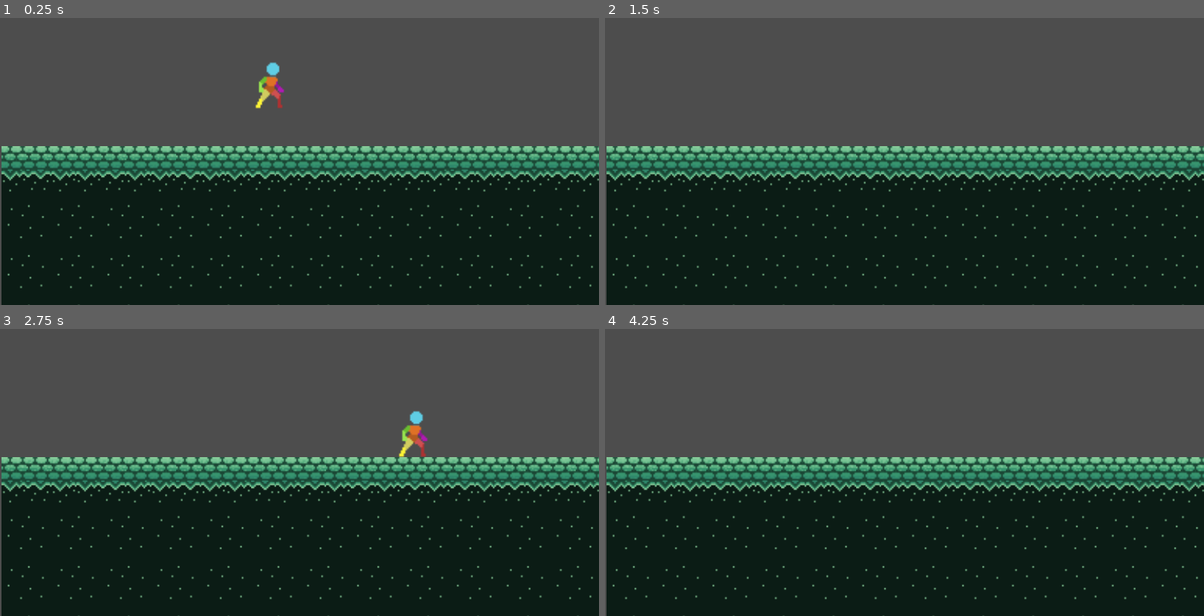
Above: before the commit, frames 1-4 (two rows, left to right).
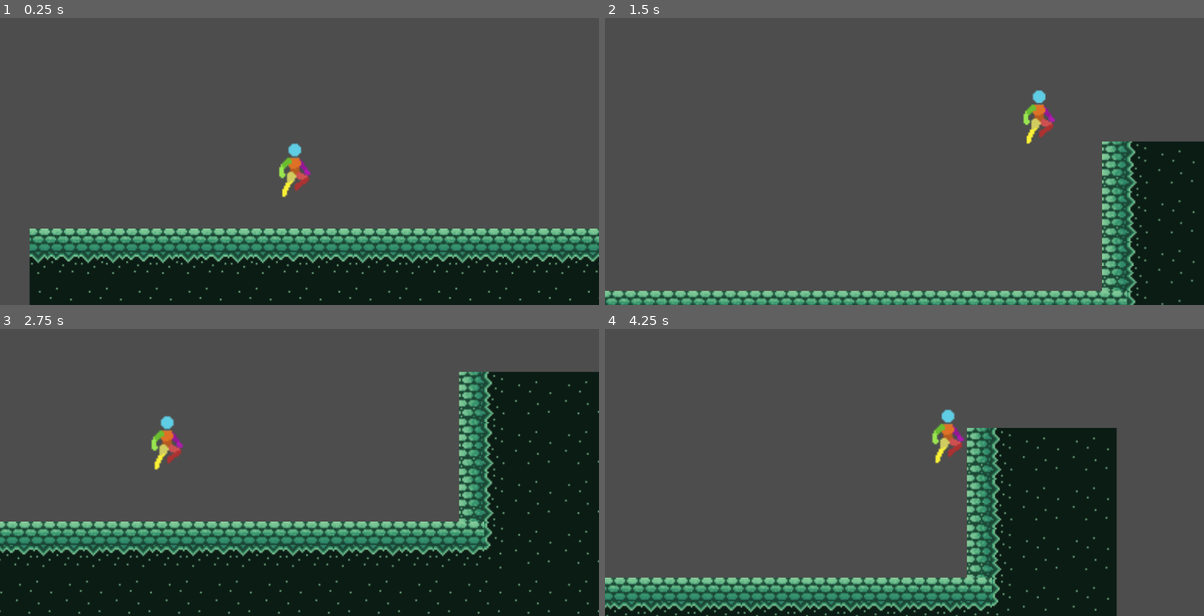
Above: after the commit, the same moments.

Repository: DeanLemans/2d-platformer-godot
Game: Godot game, scene res://Levels/test_level.tscn
The game is run twice, just before and just after one commit, with the same random seed, the same clock (stepped at 60 frames per second) and the same inputs.
Inputs:
- Up to frame 1 (0.25 s): no input
- Up to frame 2 (1.5 s): hold D (right) from 0.53 s (still down); tap Space (jump) at 0.6, 0.77, 1.07, 1.35 s
- Up to frame 3 (2.75 s): tap Space (jump) at 1.52, 1.82, 2.1 s; release D (right) at 2.03 s; hold A (left) from 2.03 s (still down)
- Up to frame 4 (4.25 s): release A (left) at 2.78 s; hold D (right) from 2.78 s (still down); tap Space (jump) at 2.85, 3.02, 3.32, 3.6, 3.77, 4.07 s

The runs differ from the first frame. In frame 1, 41% of the frame differs, in the area x 0-100%, y 15-100%; in frame 2, 51%, in the area x 0-100%, y 25-100%; in frame 3, 38%; in frame 4, 48%.

Commit message:
animation template added

Diff:
--- a/Character/player.gd
+++ b/Character/player.gd
@@ -2,20 +2,29 @@
 # template did not make myself.
 
 @export var speed : float = 250.0
-@export var jump_velocity : float = -200.0
+@export var jump_velocity : float = -150.0
+@export var double_jump_velocity : float = -150
 
 # Get the gravity from the project settings to be synced with RigidBody nodes.
 var gravity = ProjectSettings.get_setting("physics/2d/default_gravity")
-
+var has_double_jumped : bool = false
 
 func _physics_process(delta):
 	# Add the gravity.
 	if not is_on_floor():
 		velocity.y += gravity * delta
+	else:
+		has_double_jumped = false
 
 	# Handle Jump.
-	if Input.is_action_just_pressed("jump") and is_on_floor():
-		velocity.y = jump_velocity
+	if Input.is_action_just_pressed("jump"):
+		if is_on_floor():
+			#normal jump from floor
+			velocity.y = jump_velocity
+		elif not has_double_jumped:
+			#double jump in air
+			velocity.y += double_jump_velocity
+			has_double_jumped = true
 
 	# Get the input direction and handle the movement/deceleration.
 	# As good practice, you should replace UI actions with custom gameplay actions.
--- a/Character/player.tscn
+++ b/Character/player.tscn
@@ -1,7 +1,243 @@
-[gd_scene load_steps=4 format=3 uid="uid://dhu4ikmaqqcuc"]
+[gd_scene load_steps=38 format=3 uid="uid://dhu4ikmaqqcuc"]
 
 [ext_resource type="Script" path="res://Character/player.gd" id="1_vmu8u"]
 [ext_resource type="Texture2D" uid="uid://go13c0ceg0ir" path="res://art/Asset Packs 1-3 (final)/Asset Pack-V1/Sprite Sheets/Character Idle 48x48.png" id="1_x3mr8"]
+[ext_resource type="Texture2D" uid="uid://duqj4qqowpmyw" path="res://art/Asset Packs 1-3 (final)/Asset Pack-V1/Sprite Sheets/player jump 48x48.png" id="3_5aktd"]
+[ext_resource type="Texture2D" uid="uid://tbunsys8mub5" path="res://art/Asset Packs 1-3 (final)/Asset Pack-V1/Sprite Sheets/player land 48x48.png" id="3_m1132"]
+[ext_resource type="Texture2D" uid="uid://0puhw6oel88m" path="res://art/Asset Packs 1-3 (final)/Asset Pack-V1/Sprite Sheets/run cycle 48x48.png" id="4_4vwca"]
+
+[sub_resource type="AtlasTexture" id="AtlasTexture_nqx4t"]
+atlas = ExtResource("1_x3mr8")
+region = Rect2(0, 0, 48, 48)
+
+[sub_resource type="AtlasTexture" id="AtlasTexture_fo7mo"]
+atlas = ExtResource("1_x3mr8")
+region = Rect2(48, 0, 48, 48)
+
+[sub_resource type="AtlasTexture" id="AtlasTexture_jlfe5"]
+atlas = ExtResource("1_x3mr8")
+region = Rect2(96, 0, 48, 48)
+
+[sub_resource type="AtlasTexture" id="AtlasTexture_pmqmn"]
+atlas = ExtResource("1_x3mr8")
+region = Rect2(144, 0, 48, 48)
+
+[sub_resource type="AtlasTexture" id="AtlasTexture_i7t4j"]
+atlas = ExtResource("1_x3mr8")
+region = Rect2(192, 0, 48, 48)
+
+[sub_resource type="AtlasTexture" id="AtlasTexture_x5scx"]
+atlas = ExtResource("1_x3mr8")
+region = Rect2(240, 0, 48, 48)
+
+[sub_resource type="AtlasTexture" id="AtlasTexture_l57ac"]
+atlas = ExtResource("1_x3mr8")
+region = Rect2(288, 0, 48, 48)
+
+[sub_resource type="AtlasTexture" id="AtlasTexture_n5b4t"]
+atlas = ExtResource("1_x3mr8")
+region = Rect2(336, 0, 48, 48)
+
+[sub_resource type="AtlasTexture" id="AtlasTexture_hruib"]
+atlas = ExtResource("1_x3mr8")
+region = Rect2(384, 0, 48, 48)
+
+[sub_resource type="AtlasTexture" id="AtlasTexture_ndqdo"]
+atlas = ExtResource("1_x3mr8")
+region = Rect2(432, 0, 48, 48)
+
+[sub_resource type="AtlasTexture" id="AtlasTexture_mij2n"]
+atlas = ExtResource("3_m1132")
+region = Rect2(0, 0, 48, 48)
+
+[sub_resource type="AtlasTexture" id="AtlasTexture_gjg45"]
+atlas = ExtResource("3_m1132")
+region = Rect2(48, 0, 48, 48)
+
+[sub_resource type="AtlasTexture" id="AtlasTexture_nso33"]
+atlas = ExtResource("3_m1132")
+region = Rect2(96, 0, 48, 48)
+
+[sub_resource type="AtlasTexture" id="AtlasTexture_wve2s"]
+atlas = ExtResource("3_m1132")
+region = Rect2(144, 0, 48, 48)
+
+[sub_resource type="AtlasTexture" id="AtlasTexture_mfuv7"]
+atlas = ExtResource("3_m1132")
+region = Rect2(192, 0, 48, 48)
+
+[sub_resource type="AtlasTexture" id="AtlasTexture_b2kfl"]
+atlas = ExtResource("3_m1132")
+region = Rect2(240, 0, 48, 48)
+
+[sub_resource type="AtlasTexture" id="AtlasTexture_3nvwx"]
+atlas = ExtResource("3_m1132")
+region = Rect2(288, 0, 48, 48)
+
+[sub_resource type="AtlasTexture" id="AtlasTexture_bnd6d"]
+atlas = ExtResource("3_m1132")
+region = Rect2(336, 0, 48, 48)
+
+[sub_resource type="AtlasTexture" id="AtlasTexture_7byrd"]
+atlas = ExtResource("3_m1132")
+region = Rect2(384, 0, 48, 48)
+
+[sub_resource type="AtlasTexture" id="AtlasTexture_67aj5"]
+atlas = ExtResource("3_5aktd")
+region = Rect2(0, 0, 48, 48)
+
+[sub_resource type="AtlasTexture" id="AtlasTexture_jf8bf"]
+atlas = ExtResource("3_5aktd")
+region = Rect2(48, 0, 48, 48)
+
+[sub_resource type="AtlasTexture" id="AtlasTexture_xbd35"]
+atlas = ExtResource("3_5aktd")
+region = Rect2(96, 0, 48, 48)
+
+[sub_resource type="AtlasTexture" id="AtlasTexture_bvhp0"]
+atlas = ExtResource("4_4vwca")
+region = Rect2(0, 0, 48, 48)
+
+[sub_resource type="AtlasTexture" id="AtlasTexture_88jwb"]
+atlas = ExtResource("4_4vwca")
+region = Rect2(48, 0, 48, 48)
+
+[sub_resource type="AtlasTexture" id="AtlasTexture_glq4g"]
+atlas = ExtResource("4_4vwca")
+region = Rect2(96, 0, 48, 48)
+
+[sub_resource type="AtlasTexture" id="AtlasTexture_8ks08"]
+atlas = ExtResource("4_4vwca")
+region = Rect2(144, 0, 48, 48)
+
+[sub_resource type="AtlasTexture" id="AtlasTexture_gdnfc"]
+atlas = ExtResource("4_4vwca")
+region = Rect2(192, 0, 48, 48)
+
+[sub_resource type="AtlasTexture" id="AtlasTexture_61hbj"]
+atlas = ExtResource("4_4vwca")
+region = Rect2(240, 0, 48, 48)
+
+[sub_resource type="AtlasTexture" id="AtlasTexture_uquws"]
+atlas = ExtResource("4_4vwca")
+region = Rect2(288, 0, 48, 48)
+
+[sub_resource type="AtlasTexture" id="AtlasTexture_hqybm"]
+atlas = ExtResource("4_4vwca")
+region = Rect2(336, 0, 48, 48)
+
+[sub_resource type="SpriteFrames" id="SpriteFrames_trm4p"]
+animations = [{
+"frames": [{
+"duration": 1.0,
+"texture": SubResource("AtlasTexture_nqx4t")
+}, {
+"duration": 1.0,
+"texture": SubResource("AtlasTexture_fo7mo")
+}, {
+"duration": 1.0,
+"texture": SubResource("AtlasTexture_jlfe5")
+}, {
+"duration": 1.0,
+"texture": SubResource("AtlasTexture_pmqmn")
+}, {
+"duration": 1.0,
+"texture": SubResource("AtlasTexture_i7t4j")
+}, {
+"duration": 1.0,
+"texture": SubResource("AtlasTexture_x5scx")
+}, {
+"duration": 1.0,
+"texture": SubResource("AtlasTexture_l57ac")
+}, {
+"duration": 1.0,
+"texture": SubResource("AtlasTexture_n5b4t")
+}, {
+"duration": 1.0,
+"texture": SubResource("AtlasTexture_hruib")
+}, {
+"duration": 1.0,
+"texture": SubResource("AtlasTexture_ndqdo")
+}],
+"loop": false,
+"name": &"idle",
+"speed": 7.0
+}, {
+"frames": [{
+"duration": 1.0,
+"texture": SubResource("AtlasTexture_mij2n")
+}, {
+"duration": 1.0,
+"texture": SubResource("AtlasTexture_gjg45")
+}, {
+"duration": 1.0,
+"texture": SubResource("AtlasTexture_nso33")
+}, {
+"duration": 1.0,
+"texture": SubResource("AtlasTexture_wve2s")
+}, {
+"duration": 1.0,
+"texture": SubResource("AtlasTexture_mfuv7")
+}, {
+"duration": 1.0,
+"texture": SubResource("AtlasTexture_b2kfl")
+}, {
+"duration": 1.0,
+"texture": SubResource("AtlasTexture_3nvwx")
+}, {
+"duration": 1.0,
+"texture": SubResource("AtlasTexture_bnd6d")
+}, {
+"duration": 1.0,
+"texture": SubResource("AtlasTexture_7byrd")
+}],
+"loop": false,
+"name": &"jump_end",
+"speed": 10.0
+}, {
+"frames": [{
+"duration": 1.0,
+"texture": SubResource("AtlasTexture_67aj5")
+}, {
+"duration": 1.0,
+"texture": SubResource("AtlasTexture_jf8bf")
+}, {
+"duration": 1.0,
+"texture": SubResource("AtlasTexture_xbd35")
+}],
+"loop": false,
+"name": &"jump_start",
+"speed": 7.0
+}, {
+"frames": [{
+"duration": 1.0,
+"texture": SubResource("AtlasTexture_bvhp0")
+}, {
+"duration": 1.0,
+"texture": SubResource("AtlasTexture_88jwb")
+}, {
+"duration": 1.0,
+"texture": SubResource("AtlasTexture_glq4g")
+}, {
+"duration": 1.0,
+"texture": SubResource("AtlasTexture_8ks08")
+}, {
+"duration": 1.0,
+"texture": SubResource("AtlasTexture_gdnfc")
+}, {
+"duration": 1.0,
+"texture": SubResource("AtlasTexture_61hbj")
+}, {
+"duration": 1.0,
+"texture": SubResource("AtlasTexture_uquws")
+}, {
+"duration": 1.0,
+"texture": SubResource("AtlasTexture_hqybm")
+}],
+"loop": false,
+"name": &"run",
+"speed": 7.0
+}]
 
 [sub_resource type="CapsuleShape2D" id="CapsuleShape2D_jnbaw"]
 height = 30.5
@@ -9,10 +245,10 @@
 [node name="Player" type="CharacterBody2D"]
 script = ExtResource("1_vmu8u")
 
-[node name="Sprite" type="Sprite2D" parent="."]
-texture = ExtResource("1_x3mr8")
-hframes = 10
+[node name="AnimatedSprite2D" type="AnimatedSprite2D" parent="."]
+sprite_frames = SubResource("SpriteFrames_trm4p")
+animation = &"jump_start"
 
 [node name="CollisionShape2D" type="CollisionShape2D" parent="."]
-position = Vector2(-2, 1)
+position = Vector2(-1, 1)
 shape = SubResource("CapsuleShape2D_jnbaw")
--- a/Levels/test_level.tscn
+++ b/Levels/test_level.tscn
@@ -224,3 +224,18 @@
 [node name="Player" parent="." instance=ExtResource("2_jx2wt")]
 position = Vector2(-147, -75)
 jump_velocity = -230.0
+
+[node name="RemoteTransform2D" type="RemoteTransform2D" parent="Player"]
+remote_path = NodePath("../../Camera2D")
+
+[node name="Camera2D" type="Camera2D" parent="."]
+position = Vector2(-147, -75)
+process_callback = 0
+position_smoothing_enabled = true
+position_smoothing_speed = 4.0
+drag_horizontal_enabled = true
+drag_vertical_enabled = true
+drag_left_margin = 0.15
+drag_top_margin = 0.15
+drag_right_margin = 0.15
+drag_bottom_margin = 0.15
